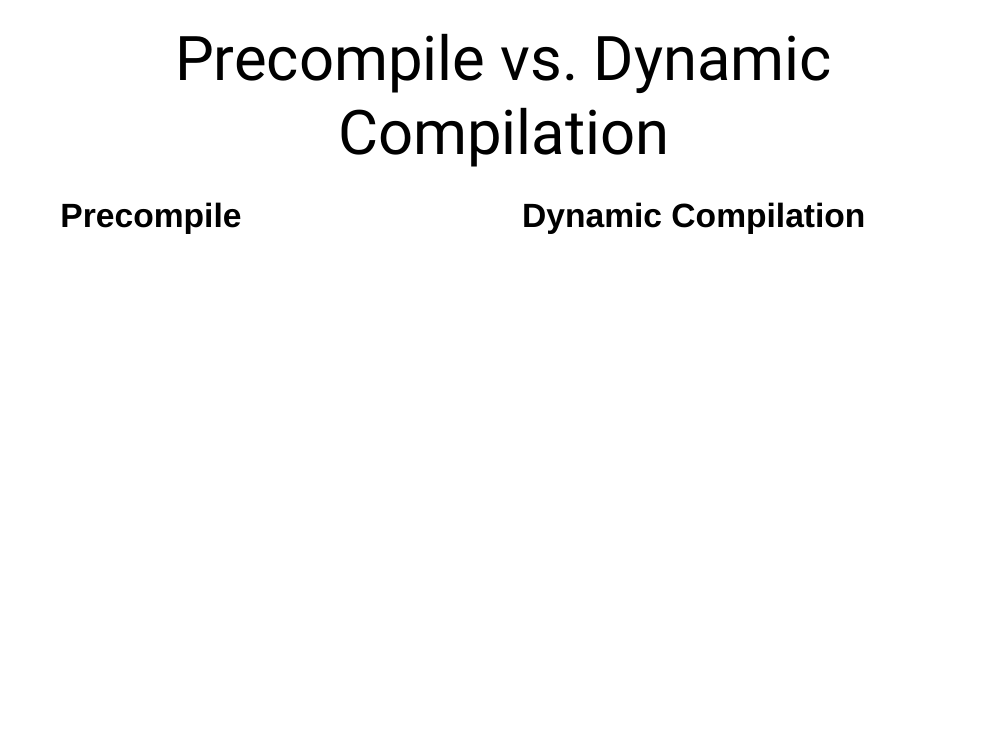
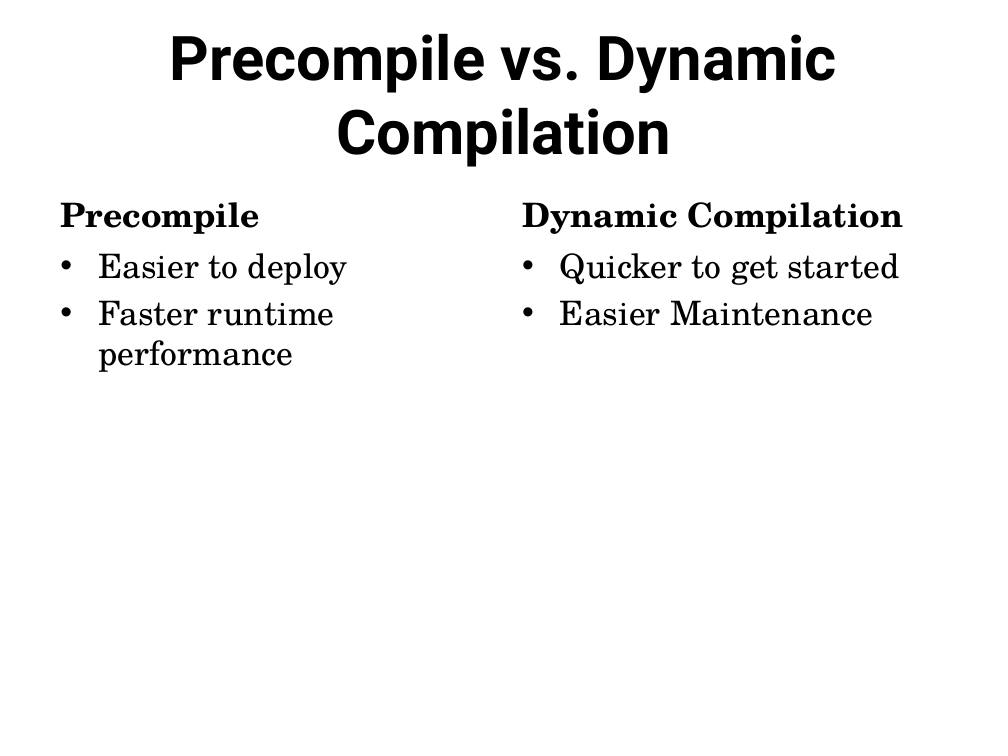
Before and after one commit to jacobladams/presentations, a slide deck: slide 21 of less-and-sass/Write LESS CSS and make it SASSier.pptx (slide 13 before the commit). Drawn at 1008x756 pixels with LibreOffice and Linux fonts; fonts in the diff are those of the drawing. Boxes give left, top, right and bottom in pixels: in the first picture for what was removed or moved away, otherwise in the second. Text is boxed around its words. In the diff, an @@ line names an element or a change of style, - is before the commit and + after.

Commit message:
Added more slides to SASS/LESS Presentation

```diff
--- a/less-and-sass/Write LESS CSS and make it SASSier.pptx
+++ b/less-and-sass/Write LESS CSS and make it SASSier.pptx
@@ title "Precompile vs. Dynamic Compilation" at (170, 33, 837, 167): bold on @@
@@ text "Precompile" at (60, 202, 259, 234): font Arial to TeX Gyre Schola @@
@@ text "Dynamic Compilation" at (522, 202, 903, 234): font Arial to TeX Gyre Schola @@
@@ text added at (98, 253, 348, 372), 24 pt, text #000000 @@
+• Easier to deploy
+• Faster runtime performance
@@ text added at (560, 253, 900, 326), 24 pt, text #000000 @@
+• Quicker to get started
+• Easier Maintenance
```
Also in this commit, not shown: 27 other slides changed, 13 slides added, 4 slides removed.
